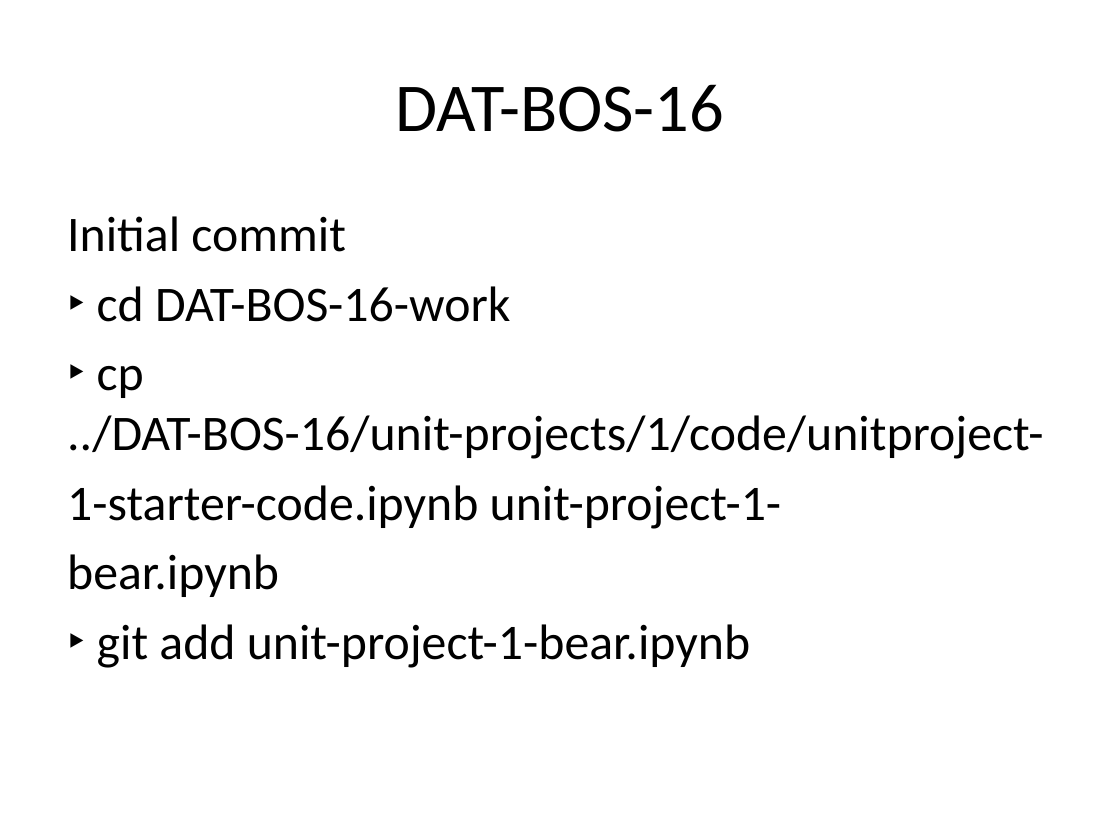
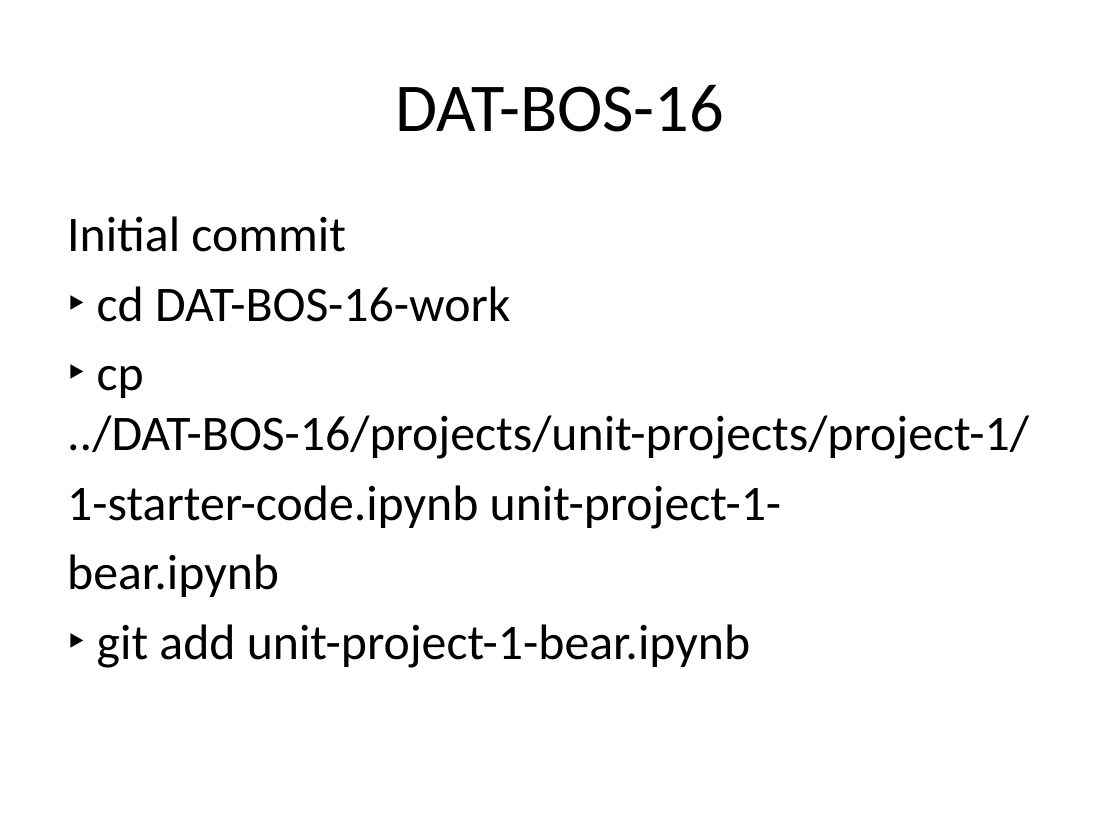
Before and after one commit to victoryang1/DAT-BOS-16, a slide deck: slide 12 of lessons/lesson-03/03_git_github_Data-science.pptx (slide 13 before the commit). Drawn at 1120x840 pixels with LibreOffice and Linux fonts; fonts in the diff are those of the drawing. Boxes give left, top, right and bottom in pixels: in the first picture for what was removed or moved away, otherwise in the second. Text is boxed around its words. In the diff, an @@ line names an element or a change of style, - is before the commit and + after.

```diff
--- a/lessons/lesson-03/03_git_github_Data-science.pptx
+++ b/lessons/lesson-03/03_git_github_Data-science.pptx
@@ text at <box>67,365,1029,459</box>: text changed @@
-‣ cp ../DAT-BOS-16/unit-projects/1/code/unitproject-
+‣ cp ../DAT-BOS-16/projects/unit-projects/project-1/
```
Also in this commit, not shown: 1 slide added, 2 slides removed.
